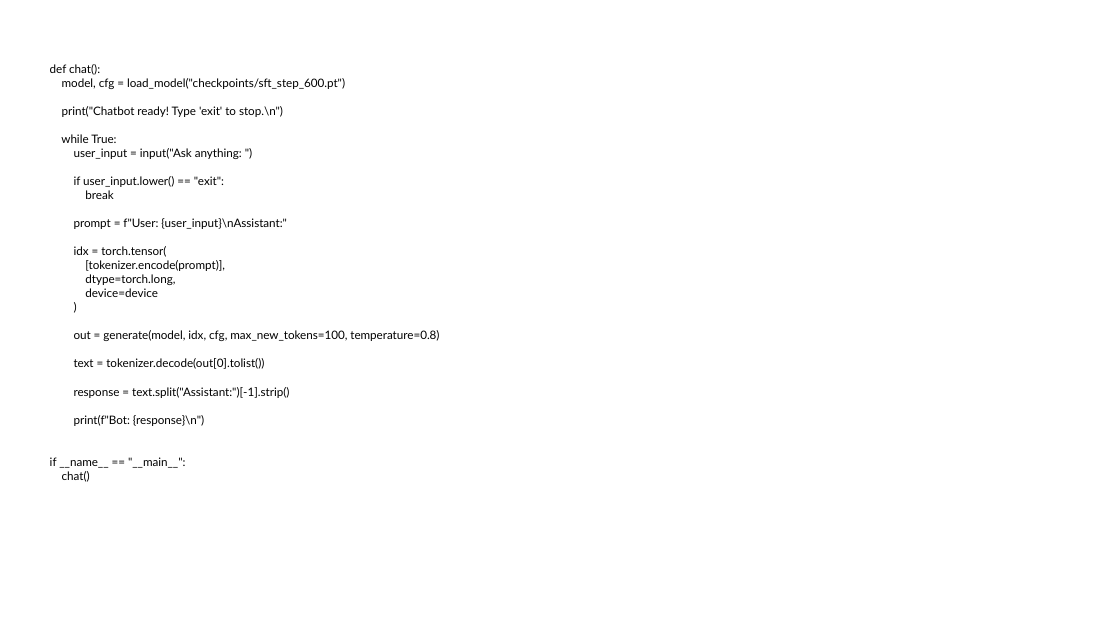
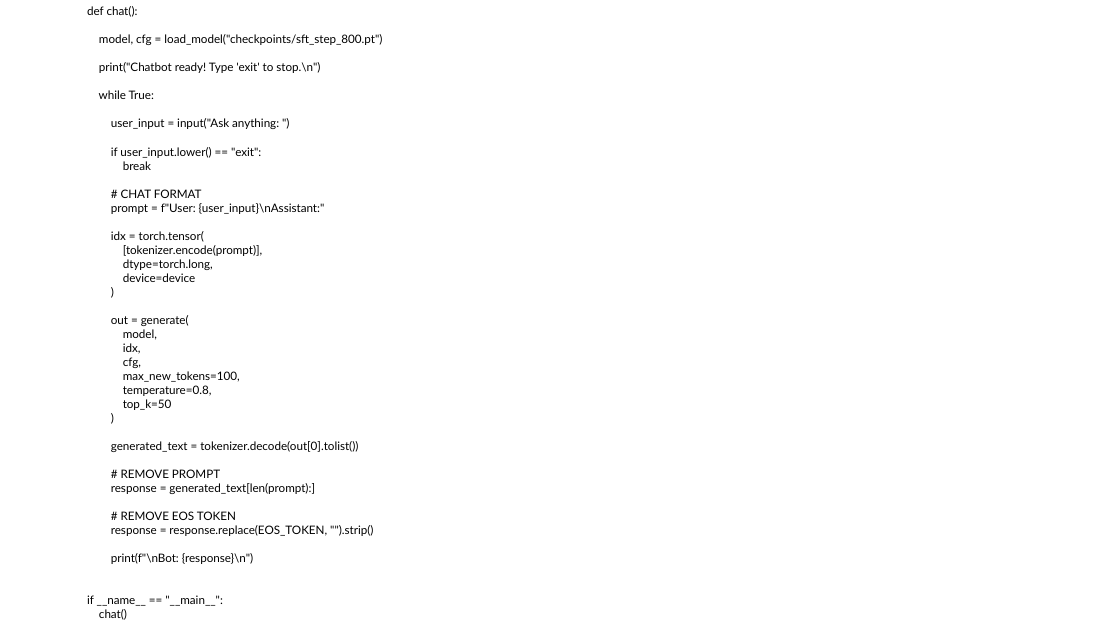
Before and after one commit to maneeshasahas1234/transformer-architecture-llm-from-scratch, a slide deck: slide 9 of Day 5 - Supervised finetuning and building a chat bot/sft.pptx (slide 8 before the commit). Drawn at 1120x630 pixels with LibreOffice and Linux fonts; fonts in the diff are those of the drawing. Boxes give left, top, right and bottom in pixels: in the first picture for what was removed or moved away, otherwise in the second. Text is boxed around its words. In the diff, an @@ line names an element or a change of style, - is before the commit and + after.

```diff
--- a/Day 5 - Supervised finetuning and building a chat bot/sft.pptx
+++ b/Day 5 - Supervised finetuning and building a chat bot/sft.pptx
@@ text "def chat():": place and size @@
-text "def chat():" at box(50, 64, 439, 482)
+text "def chat():" at box(87, 6, 382, 620)
@@ text at box(99, 34, 382, 45): text changed @@
-model, cfg = load_model("checkpoints/sft_step_600.pt")
+model, cfg = load_model("checkpoints/sft_step_800.pt")
@@ text at box(121, 189, 202, 198): paragraph added @@
+# CHAT FORMAT
@@ text at box(111, 315, 373, 564): text changed @@
-out = generate(model, idx, cfg, max_new_tokens=100, temperature=0.8)
-text = tokenizer.decode(out[0].tolist())
-response = text.split("Assistant:")[-1].strip()
-print(f"Bot: {response}\n")
+out = generate(
+model,
+idx,
+cfg,
+max_new_tokens=100,
+temperature=0.8,
+top_k=50
+)
+generated_text = tokenizer.decode(out[0].tolist())
+# REMOVE PROMPT
+response = generated_text[len(prompt):]
+# REMOVE EOS TOKEN
+response = response.replace(EOS_TOKEN, "").strip()
+print(f"\nBot: {response}\n")
```
Also in this commit, not shown: 2 other slides changed, 1 slide added, 3 other files.
